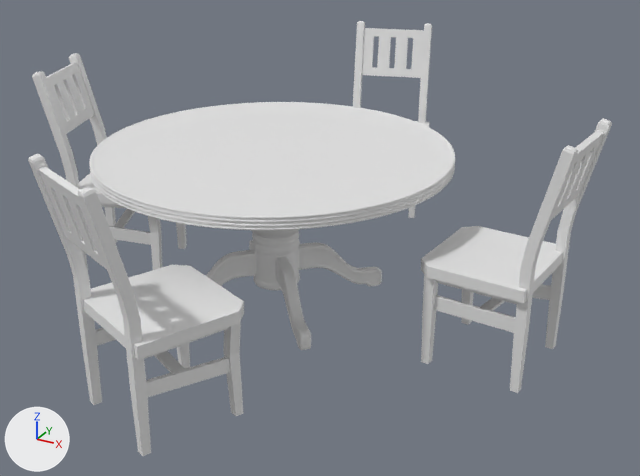
Two versions of the Blender file Blender Models/Wooden Table & Wooden Chair/Wooden Table and Wooden Chair.blend, one commit apart.
Camera for both pictures: a 50 mm camera at (5.89, -9.46, 5.79) aimed at (0.48, 0.39, 0.87). The axes (+X, +Y, +Z) are drawn at lower left. The lights are the same throughout.
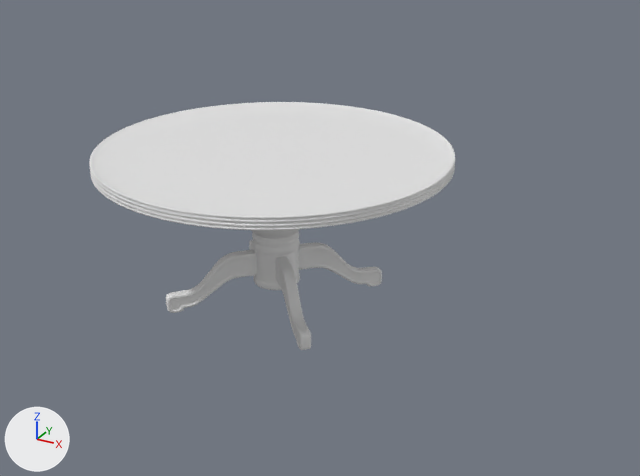
Where the newer file only moved an object's origin or applied its transform, the numbers keep the older frame.

Where the change shows, as pixel boxes [x1, y1, x2, y2] in the pictures (640 x 476 px):
'Cube.003', hidden: before [28, 154, 244, 456]
'Cube.002', hidden: before [421, 118, 612, 393]
'Cube.004', hidden: before [32, 53, 187, 271]
'Cube.005', hidden: before [353, 21, 432, 218]

Diff of the bpy script that builds the scene:
```diff
--- a/Blender Models/Wooden Table & Wooden Chair/Wooden Table and Wooden Chair.blend.py
+++ b/Blender Models/Wooden Table & Wooden Chair/Wooden Table and Wooden Chair.blend.py
@@ ob_cube_004 @@
 ob_cube_004.rotation_euler = (0.0, 0.0, 0.336)  # degrees (0, 0, 19)
+ob_cube_004.hide_set(True)
@@ ob_cube_002 @@
 ob_cube_002.rotation_euler = (0.0, 0.0, 3.066)  # degrees (0, 0, 176)
+ob_cube_002.hide_set(True)
@@ ob_cube_003 @@
 ob_cube_003.rotation_euler = (0.0, 0.0, 1.164)  # degrees (0, 0, 67)
+ob_cube_003.hide_set(True)
@@ ob_cube_005 @@
 ob_cube_005 = bpy.data.objects.new('Cube.005', me_cube_014)
-ob_cube_005.location = (-0.27, 4.06, 0.0)
+ob_cube_005.location = (-0.27, 3.65, 0.0)
 ob_cube_005.rotation_euler = (0.0, 0.0, -1.274)  # degrees (0, 0, -73)
+ob_cube_005.hide_set(True)
```
